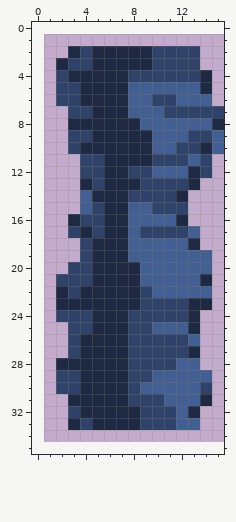
Edited in one commit: pixel-art sprite (images/lavaplatwallr-default-000.png). Above is the file before it was changed.
The file is 16x34 pixels. The old version is drawn lined up with the new one, on the new canvas.
The same view after the edit:
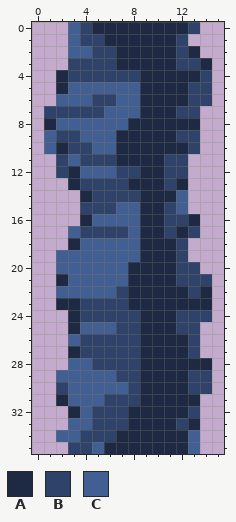
Palette (. is transparent): A #1e2a43  B #2f436a  C #425f94
Changes in this commit:
canvas 16x34 -> 16x36, the old top-left corner now at 1,1 (the part of the old canvas that was cut away was empty and is not shown)
Changed rows in their new state; - is an unchanged pixel.
first column x 1:
 0 --CBAAAAAAAAB--
 1 --CBBAAAAAAB---
 2 --CCBB---AA-A--
 3 -.--BB---AA--A-
 4 -ABBBBB-AAAAAB-
 5 -ACCCCC-AAAABB-
 6 -CCCBBC-AAAABB-
 7 BB--BCC-AAA--..
 8 ACCCCCC-AAAAA..
 9 CB-CCC---AAB-..
10 CA-BCC---AAA-..
11 -BC--B---A--..-
12 -BACCCB-AABB..-
13 --AB-BB-AA-A.--
14 ---ABBB-AAAC---
15 ---B-BC-AA-C---
16 --.ACCC-AABBA--
17 --CB-BB-AA-AB--
18 --ACCCC-AAAB.--
19 -CCCCCC-AAAB..-
20 -CCCCCC-AAABB.-
21 -ACCCCC-AAABBB-
22 -CCCCCB-AAAABA-
23 ---BBBB-AAAA---
24 -.A-BBB-AAA-BB-
25 --ACCCB-AAABB--
26 --CBBBB-AAAAB--
27 --ABBBB-AAAAB--
28 -.CCBBB-AAAAAA-
29 -CCCCCB-AAAABB-
30 --CCCCC-AAAAB--
31 -ACCCBB-AAAAA.-
32 --ACBBB-AAAAB--
33 --CCBBB-AAABA--
34 -CCBBBAAAAAAC--
35 --BBCAAAAAAAC--
